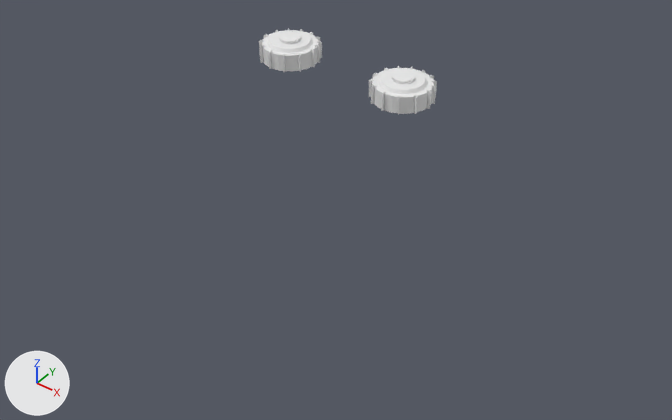
Two versions of the Blender file asssets/anti-tank.blend, one commit apart.
The view is the same before and after, from a 50 mm lens placed at (19.3, -22.6, 15.5), pointed at (3.2, -1.5, -3.9). The lights are fixed; the arrows at lower left show +X, +Y and +Z.

The older version as bpy lines, for what is in view:
```python
me_cylinder = bpy.data.meshes.new('Cylinder')
me_cylinder.from_pydata(...)  # 342 vertices, 624 faces; spans x -1.09..1.1, y -1.1..1.09, z -1.0..1.74
me_cylinder.materials.append(mat_material)  # its picture is missing
me_cylinder_001 = bpy.data.meshes.new('Cylinder.001')
me_cylinder_001.from_pydata(...)  # 342 vertices, 364 faces; spans x -1.09..1.1, y -1.1..1.09, z -1.0..1.74
me_cylinder_001.materials.append(mat_material)  # its picture is missing
ob_m15_001 = bpy.data.objects.new('M15.001', me_cylinder_001)
ob_m15_001.location = (4.73, 0.0, 0.77)
ob_m15_001.scale = (1.0, 1.0, 0.3)
ob_mine1 = bpy.data.objects.new('mine1', me_cylinder)
ob_mine1.location = (0.0, 0.0, 0.77)
ob_mine1.scale = (1.0, 1.0, 0.3)
```
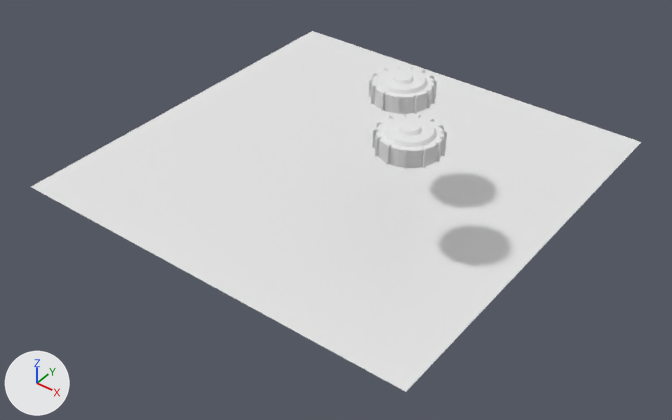
What differs and where, as boxes (x1, y1, x2, y2) in the pictures (672 x 420 px):
'Plane', added
    after: (31, 31, 641, 392)
'mine9.001', added
    after: (372, 114, 447, 170)
'mine1', deleted
    before: (259, 28, 322, 72)

Edits to the bpy script that builds the scene:
```text
Add me_plane:
    me_plane.from_pydata([(8.0, 8.0, 0.0), (8.0, -8.0, 0.0), (-8.0, -8.0, 0.0), (-8.0, 8.0, 0.0)], [], [(0, 3, 2, 1)])
Add me_cylinder_002:
    me_cylinder_002.from_pydata(...)  # 342 vertices, 624 faces; spans x -1.09..1.1, y -1.1..1.09, z -1.0..1.74
    me_cylinder_002.materials.append(mat_material)  # its picture is missing
Remove ob_mine1:
    ob_mine1 = bpy.data.objects.new('mine1', me_cylinder)
    ob_mine1.location = (0.0, 0.0, 0.77)
    ob_mine1.scale = (1.0, 1.0, 0.3)
Add ob_plane:
    ob_plane = bpy.data.objects.new('Plane', me_plane)
    ob_plane.location = (2.19, 0.41, -3.31)
Add ob_mine9_001:
    ob_mine9_001 = bpy.data.objects.new('mine9.001', me_cylinder_002)
    ob_mine9_001.location = (6.65, -2.47, 0.77)
    ob_mine9_001.scale = (1.0, 1.0, 0.3)
```
